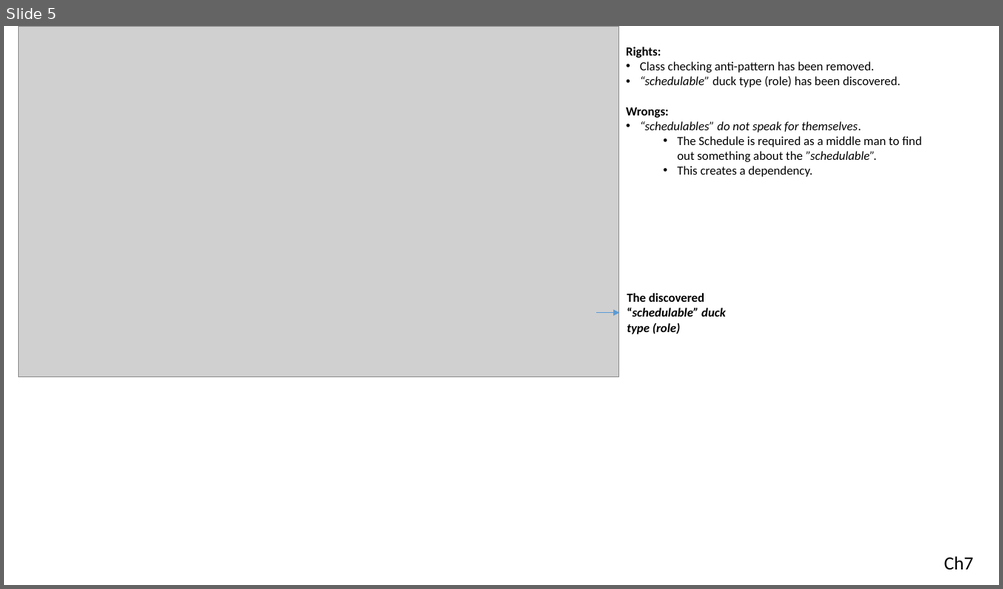
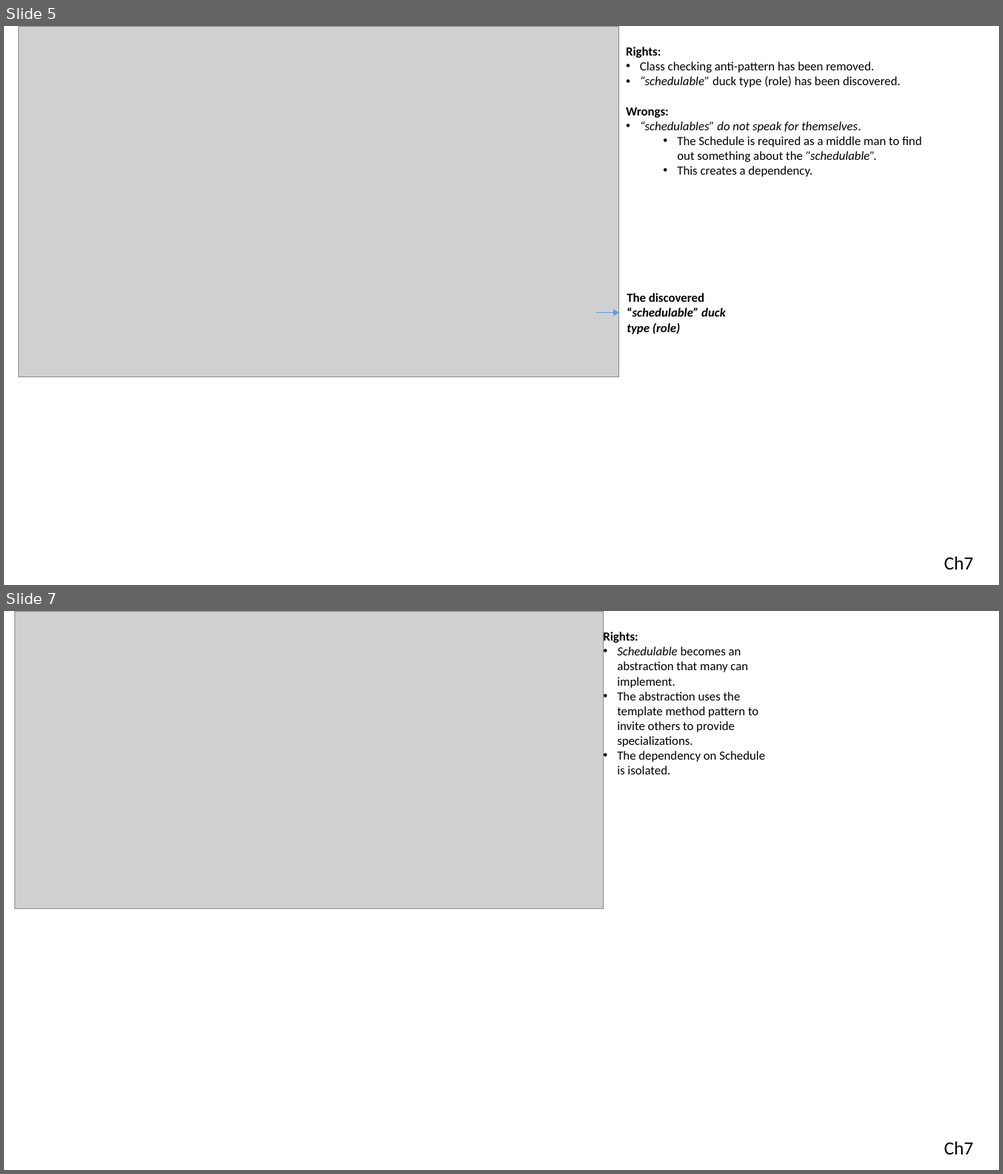
Before and after one commit to serodriguez68/poodr-notes, a slide deck: images_editables/poodr_image_editables.pptx. Shown one above the other, each under a label of ours: slide 5 before the commit, slides 5 and 7 after it; the slides between them are not shown. The pictures are 1003x589 and 1003x1174 pixels, drawn with LibreOffice and Linux fonts; fonts in the diff are those of the drawing; grey boxes stand for pictures. Boxes give left, top, right and bottom in pixels: in the first picture for what was removed or moved away, otherwise in the second. Text is boxed around its words. In the diff, an @@ line names an element or a change of style, - is before the commit and + after.

```diff
--- a/images_editables/poodr_image_editables.pptx
+++ b/images_editables/poodr_image_editables.pptx
@@ slide 7 added at (4, 611, 999, 1170), background #FFFFFF @@
@@ picture added at (14, 611, 603, 909) @@
@@ text added at (603, 631, 765, 775), 12 pt, text #000000 @@
+Rights:
+• Schedulable becomes an abstraction that many can implement.
+• The abstraction uses the template method pattern to invite others to provide specializations.
+• The dependency on Schedule is isolated.
@@ text added at (944, 1142, 973, 1155), 18 pt, text #000000 @@
+Ch7
```
Also in this commit, not shown: 2 other slides added, 3 other files.
